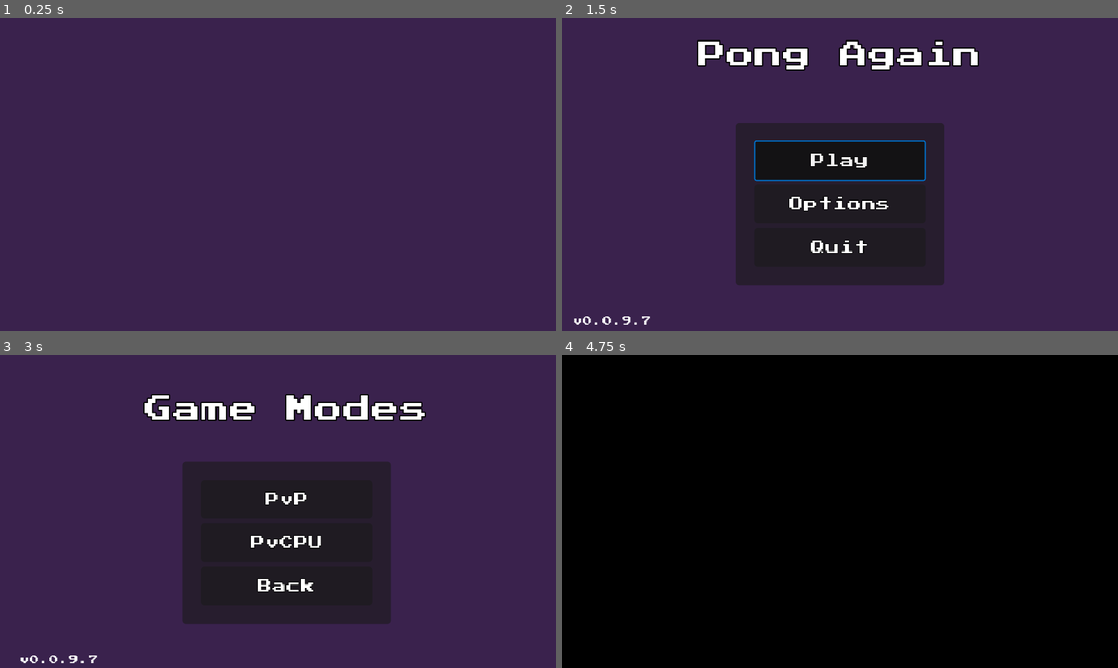
Above: before the commit, frames 1-4 (two rows, left to right).
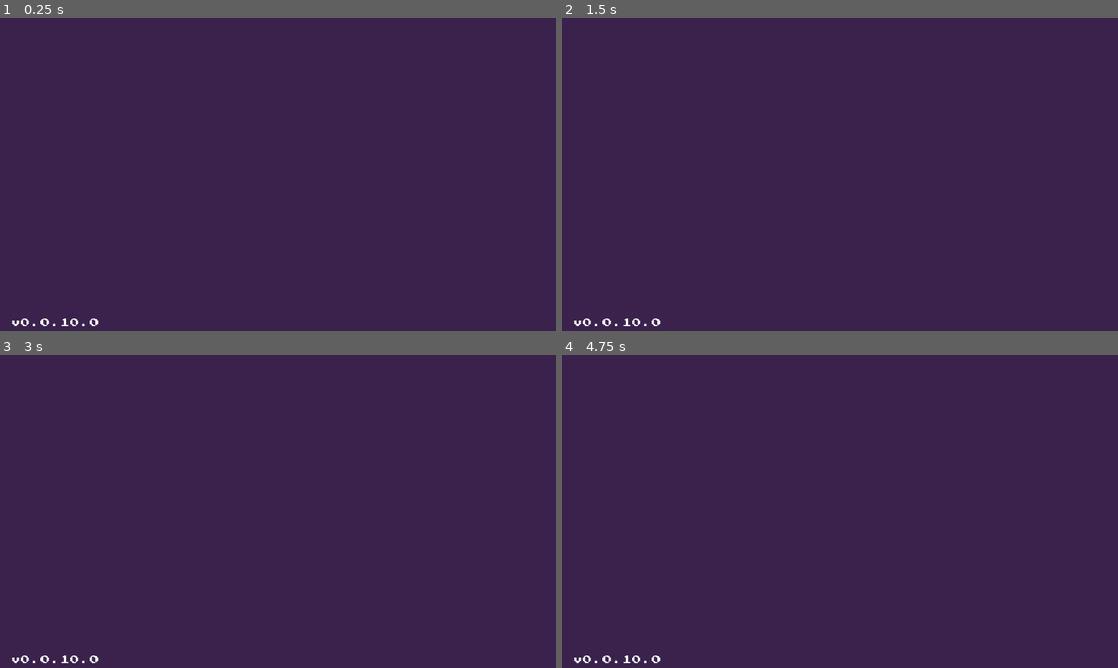
Above: after the commit, the same moments.

Repository: SortexGuy/pong-again
Game: Godot game, scene res://src/ui/main_menu.tscn
Same seed, same stepped clock (60 frames per second), same inputs: the game is played once before the commit and once after it.
Inputs (mouse positions are in pixels of both pictures, inside the frame that each line leads up to):
- Up to frame 1 (0.25 s): no input
- Up to frame 2 (1.5 s): click (840, 168) at 0.5 s, where only the run after the commit has a clickable "Options"; click (840, 161) at 1.25 s, where only the run before the commit has a clickable "Play"
- Up to frame 3 (3 s): click (266, 574) at 2 s, where only the run after the commit has a clickable "Back"; hold W (p1_move_up) from 2.78 s (still down); tap Down (p2_move_down) at 2.85 s
- Up to frame 4 (4.75 s): release W (p1_move_up) at 3.5 s; click (840, 498) at 3.5 s, where only the run before the commit has a clickable "PvP"; hold S (p1_move_down) from 4.28 s (still down); tap Up (p2_move_up) at 4.35 s

The runs differ from the first frame. In frame 1, 0.1% of the frame differs, in the area x 2-18%, y 96-99%; in frame 2, 22%; in frame 3, 22%; in frame 4, 100%, in the area x 0-100%, y 0-100%.

Commit message:
Added sound effects and Music with some effects and some fixes

Diff:
--- a/default_bus_layout.tres
+++ b/default_bus_layout.tres
@@ -1,4 +1,21 @@
-[gd_resource type="AudioBusLayout" format=3 uid="uid://b2vg36iua03u0"]
+[gd_resource type="AudioBusLayout" load_steps=4 format=3 uid="uid://b2vg36iua03u0"]
+
+[sub_resource type="AudioEffectReverb" id="AudioEffectReverb_hlqj7"]
+resource_name = "Reverb"
+room_size = 0.55
+damping = 0.75
+spread = 0.7
+
+[sub_resource type="AudioEffectReverb" id="AudioEffectReverb_kpyk5"]
+resource_name = "Reverb"
+room_size = 0.4
+damping = 0.2
+spread = 0.6
+dry = 0.7
+
+[sub_resource type="AudioEffectLowPassFilter" id="AudioEffectLowPassFilter_kgwxg"]
+resource_name = "LowPassFilter"
+cutoff_hz = 20500.0
 
 [resource]
 bus/1/name = &"SFX"
@@ -7,9 +24,15 @@
 bus/1/bypass_fx = false
 bus/1/volume_db = 0.0
 bus/1/send = &"Master"
+bus/1/effect/0/effect = SubResource("AudioEffectReverb_hlqj7")
+bus/1/effect/0/enabled = true
 bus/2/name = &"Music"
 bus/2/solo = false
 bus/2/mute = false
 bus/2/bypass_fx = false
 bus/2/volume_db = 0.0
 bus/2/send = &"Master"
+bus/2/effect/0/effect = SubResource("AudioEffectReverb_kpyk5")
+bus/2/effect/0/enabled = true
+bus/2/effect/1/effect = SubResource("AudioEffectLowPassFilter_kgwxg")
+bus/2/effect/1/enabled = true
--- a/project.godot
+++ b/project.godot
@@ -11,7 +11,7 @@
 [application]
 
 config/name="PongAgain"
-config/version="0.0.9.9"
+config/version="0.0.10.0"
 run/main_scene="res://src/ui/main_menu.tscn"
 config/features=PackedStringArray("4.3")
 config/icon="res://icon.svg"
@@ -27,6 +27,10 @@
 window/size/viewport_height=540
 window/stretch/mode="canvas_items"
 window/handheld/orientation=4
+
+[dotnet]
+
+project/assembly_name="PongAgain"
 
 [input]
 
@@ -62,4 +66,6 @@
 
 textures/canvas_textures/default_texture_filter=0
 textures/canvas_textures/default_texture_repeat=1
+renderer/rendering_method="gl_compatibility"
+renderer/rendering_method.mobile="gl_compatibility"
 environment/defaults/default_clear_color=Color(0.227451, 0.133333, 0.301961, 1)
--- a/src/autoloads/loader.gd
+++ b/src/autoloads/loader.gd
@@ -14,7 +14,8 @@
 	scene_load_status = ResourceLoader.load_threaded_get_status(curr_scn_path)
 	if scene_load_status == ResourceLoader.THREAD_LOAD_LOADED:
 		var scene: PackedScene = ResourceLoader.load_threaded_get(curr_scn_path)
-		root.add_child(scene.instantiate(1))
+		var instance := await scene.instantiate()
+		root.add_child(instance)
 		curr_scene.queue_free()
 		get_tree().paused = false
 		loading = false
--- a/src/characters/ball.gd
+++ b/src/characters/ball.gd
@@ -109,10 +109,10 @@
 		normal = (Vector2.RIGHT +
 			(collider.velocity.normalized() * .25)).normalized()
 
-	print("Normal: " + str(normal) + ", Velocity: " + str(velocity))
+	#print("Normal: " + str(normal) + ", Velocity: " + str(velocity))
 	velocity = velocity.bounce(normal)
 	velocity += velocity.normalized() * MIN_SPEED*.125
-	print("Velocity bounced: " + str(velocity))
+	#print("Velocity bounced: " + str(velocity))
 
-	audio_sp.pitch_scale = randf_range(1.1, 1.2)
+	audio_sp.pitch_scale = randf_range(1.0, 1.2)
 	audio_sp.play()
--- a/src/characters/ball.tscn
+++ b/src/characters/ball.tscn
@@ -35,6 +35,7 @@
 [node name="AudioSP2D" type="AudioStreamPlayer2D" parent="."]
 unique_name_in_owner = true
 stream = ExtResource("3_6f266")
+volume_db = 14.0
 max_distance = 1920.0
 attenuation = 3.0
 max_polyphony = 2
--- a/src/characters/player.gd
+++ b/src/characters/player.gd
@@ -40,7 +40,7 @@
 	if (not get_last_slide_collision().get_collider() \
 		is StaticBody2D or audio_sp.playing) or \
 		velocity.y == 0: return
-	audio_sp.pitch_scale = randf_range(.95, 1.05)
+	audio_sp.pitch_scale = randf_range(.95, 1.1)
 	audio_sp.play()
 
 func _get_input() -> Dictionary:
--- a/src/characters/player.tscn
+++ b/src/characters/player.tscn
@@ -35,7 +35,7 @@
 [node name="AudioSP2D" type="AudioStreamPlayer2D" parent="."]
 unique_name_in_owner = true
 stream = ExtResource("2_63bmr")
-volume_db = -2.0
+volume_db = 16.0
 attenuation = 3.0
 max_polyphony = 2
 panning_strength = 1.5
--- a/src/game_modes/pvp_mode.gd
+++ b/src/game_modes/pvp_mode.gd
@@ -2,17 +2,23 @@
 
 @onready var pause_menu_l: CanvasLayer = $PauseMenuLayer
 @onready var win_screen_layer: CanvasLayer = $WinScreenLayer
+@onready var win_sp_2d: AudioStreamPlayer2D = %WinSP2D
 
 func _ready() -> void:
 	super()
+	win_sp_2d.position.y = Globals.vp_size.y/2
 	await win_screen_layer.startup_screen()
 
 func _unhandled_input(event: InputEvent) -> void:
 	if event.is_action_pressed("ui_cancel") and pausable:
 		pause_menu_l.pause()
 
+func _on_ball_scored(right: bool):
+	super(right)
+	win_sp_2d.position.x = Globals.vp_size.x if not right else 0
+	win_sp_2d.play()
+
 func _on_goal_reached(right: bool) -> void:
 	super(right)
 	pausable = false
 	win_screen_layer.on_game_ended(right)
-	#win_screen_layer.player_won.emit(right)
--- a/src/game_modes/pvp_mode.tscn
+++ b/src/game_modes/pvp_mode.tscn
@@ -8,6 +8,8 @@
 [ext_resource type="Texture2D" uid="uid://i2k221p0rwc7" path="res://assets/textures/PongWallUpDown.png" id="5_4fm85"]
 [ext_resource type="PackedScene" uid="uid://dihj5r02f5xnk" path="res://src/characters/ball.tscn" id="5_8vsrq"]
 [ext_resource type="PackedScene" uid="uid://cr3cdjgxbsfwd" path="res://src/characters/player.tscn" id="6_5ewnn"]
+[ext_resource type="AudioStream" uid="uid://w5h5qc2i1cnv" path="res://assets/audio/pickupCoin.wav" id="9_gc3y8"]
+[ext_resource type="AudioStream" uid="uid://b8dmd5o51ryuf" path="res://assets/music/VGMA Challenge 20.ogg" id="10_ggitu"]
 
 [node name="PvPMode" type="Node2D"]
 script = ExtResource("1_ygs05")
@@ -36,3 +38,22 @@
 position = Vector2(843, 256)
 _id = 1
 init_pos = Vector2(840, 270)
+
+[node name="WinSP2D" type="AudioStreamPlayer2D" parent="."]
+unique_name_in_owner = true
+stream = ExtResource("9_gc3y8")
+volume_db = 6.0
+max_distance = 1920.0
+attenuation = 3.0
+max_polyphony = 2
+panning_strength = 1.75
+bus = &"SFX"
+area_mask = 3
+
+[node name="MusicPlayer" type="AudioStreamPlayer" parent="."]
+process_mode = 3
+stream = ExtResource("10_ggitu")
+volume_db = -12.0
+autoplay = true
+bus = &"Music"
+parameters/looping = true
--- a/src/ui/gui_layer.gd
+++ b/src/ui/gui_layer.gd
@@ -4,9 +4,23 @@
 
 @onready var p1_score_label: Label = %P1ScoreLabel
 @onready var p2_score_label: Label = %P2ScoreLabel
+@onready var p_1v_box_container: VBoxContainer = %P1VBoxContainer
+@onready var p_2v_box_container: VBoxContainer = %P2VBoxContainer
+
+func set_indicator_tweens(cont: VBoxContainer) -> void:
+	var fade_tween: Tween = create_tween()
+	var color := Color.WHITE
+	color.a = 0.0
+	fade_tween.tween_property(cont, "modulate", color, 7.0)\
+		.set_ease(Tween.EASE_OUT).set_trans(Tween.TRANS_QUINT)
+	fade_tween.tween_callback(cont.hide)
+	fade_tween.tween_callback(fade_tween.kill)
+	await fade_tween.finished
 
 func _ready() -> void:
 	score_changed.connect(update_score)
+	set_indicator_tweens(p_1v_box_container)
+	set_indicator_tweens(p_2v_box_container)
 
 func update_score(p1_score: int, p2_score: int) -> void:
 	p1_score_label.text = str(p1_score)
--- a/src/ui/gui_layer.tscn
+++ b/src/ui/gui_layer.tscn
@@ -13,6 +13,8 @@
 shadow_color = Color(0, 0, 0, 0.705882)
 
 [sub_resource type="StyleBoxEmpty" id="StyleBoxEmpty_hsvpt"]
+
+[sub_resource type="StyleBoxEmpty" id="StyleBoxEmpty_pudjl"]
 
 [node name="GuiLayer" type="CanvasLayer"]
 layer = 20
@@ -32,7 +34,8 @@
 anchor_top = 0.06
 anchor_right = 1.0
 anchor_bottom = 0.06
-offset_bottom = 3.0
+offset_top = 3.6
+offset_bottom = 51.6
 grow_horizontal = 2
 alignment = 1
 
@@ -59,3 +62,61 @@
 label_settings = SubResource("LabelSettings_hdtdj")
 horizontal_alignment = 1
 vertical_alignment = 1
+
+[node name="P1VBoxContainer" type="VBoxContainer" parent="Control"]
+unique_name_in_owner = true
+layout_mode = 1
+anchors_preset = 9
+anchor_bottom = 1.0
+offset_left = 64.0
+offset_right = 67.0
+grow_vertical = 2
+alignment = 1
+
+[node name="UpLabel" type="Label" parent="Control/P1VBoxContainer"]
+layout_mode = 2
+theme_override_font_sizes/font_size = 32
+text = "W"
+
+[node name="HSeparator" type="HSeparator" parent="Control/P1VBoxContainer"]
+layout_mode = 2
+theme_override_constants/separation = 226
+theme_override_styles/separator = SubResource("StyleBoxEmpty_pudjl")
+
+[node name="DownLabel" type="Label" parent="Control/P1VBoxContainer"]
+layout_mode = 2
+theme_override_font_sizes/font_size = 32
+text = "S"
+
+[node name="P2VBoxContainer" type="VBoxContainer" parent="Control"]
+unique_name_in_owner = true
+layout_mode = 1
+anchors_preset = 11
+anchor_left = 1.0
+anchor_right = 1.0
+anchor_bottom = 1.0
+offset_left = -164.0
+offset_right = -32.0
+grow_horizontal = 0
+grow_vertical = 2
+alignment = 1
+
+[node name="UpLabel" type="Label" parent="Control/P2VBoxContainer"]
+layout_mode = 2
+theme_override_font_sizes/font_size = 32
+text = "Up"
+horizontal_alignment = 1
+vertical_alignment = 1
+
+[node name="HSeparator" type="HSeparator" parent="Control/P2VBoxContainer"]
+layout_mode = 2
+theme_override_constants/separation = 226
+theme_override_styles/separator = SubResource("StyleBoxEmpty_pudjl")
+
+[node name="DownLabel" type="Label" parent="Control/P2VBoxContainer"]
+layout_mode = 2
+theme_override_font_sizes/font_size = 32
+text = "Down
+"
+horizontal_alignment = 1
+vertical_alignment = 1
--- a/src/ui/main_menu.gd
+++ b/src/ui/main_menu.gd
@@ -1,7 +1,10 @@
 extends Node2D
 
-@export_range(0.1, 2.0, 0.05) var tw_time: float = 1.0
+@export_range(0.1, 2.0, 0.05) var tw_time: float = 0.85
 @export_file("*.tscn", "*.scn") var pvp_scene: String
+@onready var sfxsp_2d: AudioStreamPlayer2D = %SFXSP2D
+@onready var slider_sfxsp_2d: AudioStreamPlayer2D = %SliderSFXSP2D
+@onready var version_label: Label = %VersionLabel
 
 @onready var MASTER_BUS_ID := AudioServer.get_bus_index("Master")
 @onready var SFX_BUS_ID := AudioServer.get_bus_index("SFX")
@@ -22,8 +25,12 @@
 @onready var music_percent_label: Label = %MusicPercentLabel
 
 func _ready() -> void:
+	version_label.text = "v" + ProjectSettings.get_setting("application/config/version")
 	sfx_slider.value = db_to_linear(AudioServer.get_bus_volume_db(SFX_BUS_ID))
 	sfx_percent_label.text = str(sfx_slider.value * 100) + "%"
+	var effect := AudioServer.get_bus_effect(MUSIC_BUS_ID, 1)
+	if effect is AudioEffectLowPassFilter:
+		effect.cutoff_hz = 20500
 	_fade_in(menu_layer, Vector2(0, 540), play_button)
 
 func _fade_in(layer: CanvasLayer, from: Vector2, button_to_focus: Control) -> void:
@@ -46,54 +53,63 @@
 
 # Main Menu Buttons
 func _on_play_button_pressed() -> void:
+	sfxsp_2d.position = play_button.get_global_rect().position
+	sfxsp_2d.play()
 	await _fade_out(menu_layer, Vector2(0, 540))
 	_fade_in(game_choice_layer, Vector2(960, 0), pvp_button)
 
 func _on_options_button_pressed() -> void:
+	sfxsp_2d.position = %OptionsButton.get_global_rect().position
+	sfxsp_2d.play()
 	await _fade_out(menu_layer, Vector2(0, 540))
 	_fade_in(options_layer, Vector2(-960, 0), sfx_slider)
 
 func _on_quit_button_pressed() -> void:
+	sfxsp_2d.position = %QuitButton.get_global_rect().position
+	sfxsp_2d.play()
 	await _fade_out(menu_layer, Vector2(0, 540))
 	get_tree().quit()
 
 # Game Choice Buttons
 func _on_pvp_button_pressed() -> void:
+	sfxsp_2d.position = pvp_button.get_global_rect().position
+	sfxsp_2d.play()
 	await _fade_out(game_choice_layer, Vector2(960, 0))
 	Loader.goto_scene(pvp_scene)
 
 func _on_pvai_button_pressed() -> void:
+	sfxsp_2d.position = %PvAIButton.get_global_rect().position
+	sfxsp_2d.play()
 	pass # Replace with function body.
 
 func _on_back_button_pressed() -> void:
+	sfxsp_2d.position = %BackButton.get_global_rect().position
+	sfxsp_2d.play()
 	await _fade_out(game_choice_layer, Vector2(960, 0))
 	_fade_in(menu_layer, Vector2(0, 540), play_button)
 
 # Options Buttons
+func modify_bus_volume(value: float, bus_id: int, slider: Slider, label: Label) -> void:
+	AudioServer.set_bus_volume_db(bus_id, linear_to_db(value))
+	if (value <= .039):
+		AudioServer.set_bus_mute(bus_id, true)
+		slider.value = 0
+		value = 0
+	label.text = str(value * 100) + "%"
+
 func _on_master_slider_value_changed(value: float) -> void:
-	AudioServer.set_bus_volume_db(MASTER_BUS_ID, linear_to_db(value))
-	if (value <= .039):
-		AudioServer.set_bus_mute(MASTER_BUS_ID, true)
-		master_slider.value = 0
-		value = 0
-	master_percent_label.text = str(value * 100) + "%"
+	modify_bus_volume(value, MASTER_BUS_ID, master_slider, master_percent_label)
 
 func _on_sfx_slider_value_changed(value: float) -> void:
-	AudioServer.set_bus_volume_db(SFX_BUS_ID, linear_to_db(value))
-	if (value <= .039):
-		AudioServer.set_bus_mute(SFX_BUS_ID, true)
-		sfx_slider.value = 0
-		value = 0
-	sfx_percent_label.text = str(value * 100) + "%"
+	slider_sfxsp_2d.position = sfx_slider.get_global_rect().position
+	slider_sfxsp_2d.play()
+	modify_bus_volume(value, SFX_BUS_ID, sfx_slider, sfx_percent_label)
 
 func _on_music_slider_value_changed(value: float) -> void:
-	AudioServer.set_bus_volume_db(MUSIC_BUS_ID, linear_to_db(value))
-	if (value <= .039):
-		AudioServer.set_bus_mute(MUSIC_BUS_ID, true)
-		music_slider.value = 0
-		value = 0
-	music_percent_label.text = str(value * 100) + "%"
+	modify_bus_volume(value, MUSIC_BUS_ID, music_slider, music_percent_label)
 
 func _on_options_back_button_pressed() -> void:
+	sfxsp_2d.position = %OptionsBackButton.get_global_rect().position
+	sfxsp_2d.play()
 	await _fade_out(options_layer, Vector2(-960, 0))
 	_fade_in(menu_layer, Vector2(0, 540), play_button)
--- a/src/ui/main_menu.tscn
+++ b/src/ui/main_menu.tscn
@@ -1,8 +1,11 @@
-[gd_scene load_steps=8 format=3 uid="uid://bqd7ypxart2e3"]
+[gd_scene load_steps=11 format=3 uid="uid://bqd7ypxart2e3"]
 
 [ext_resource type="Script" path="res://src/ui/main_menu.gd" id="1_4fgbf"]
 [ext_resource type="FontVariation" uid="uid://cy36dde3oif13" path="res://assets/fonts/PressStart2P_FontVar.res" id="1_wrunk"]
 [ext_resource type="Theme" uid="uid://c485aq3nvu4j0" path="res://assets/game_theme.theme" id="2_2xlck"]
+[ext_resource type="AudioStream" uid="uid://ck05eprnujkvk" path="res://assets/music/Sketchbook 2024-02-28_01.ogg" id="4_ra5nh"]
+[ext_resource type="AudioStream" uid="uid://b86w2vwnk3sqd" path="res://assets/audio/click.wav" id="4_sx4xi"]
+[ext_resource type="AudioStream" uid="uid://bfb5ec57l2q1s" path="res://assets/audio/random.wav" id="4_yq03q"]
 
 [sub_resource type="LabelSettings" id="LabelSettings_dc5ls"]
 font = ExtResource("1_wrunk")
@@ -24,6 +27,33 @@
 script = ExtResource("1_4fgbf")
 pvp_scene = "res://src/game_modes/pvp_mode.tscn"
 
+[node name="VersionLayer" type="CanvasLayer" parent="."]
+
+[node name="Control" type="Control" parent="VersionLayer"]
+layout_mode = 3
+anchors_preset = 15
+anchor_right = 1.0
+anchor_bottom = 1.0
+grow_horizontal = 2
+grow_vertical = 2
+theme = ExtResource("2_2xlck")
+
+[node name="LabelContainer" type="HBoxContainer" parent="VersionLayer/Control"]
+layout_mode = 0
+anchor_left = 0.02
+anchor_top = 0.95
+anchor_right = 1.0
+anchor_bottom = 1.0
+grow_horizontal = 2
+grow_vertical = 0
+
+[node name="VersionLabel" type="Label" parent="VersionLayer/Control/LabelContainer"]
+unique_name_in_owner = true
+layout_mode = 2
+text = "v0.0.9.7"
+horizontal_alignment = 2
+vertical_alignment = 1
+
 [node name="MainMenuLayer" type="CanvasLayer" parent="."]
 offset = Vector2(0, 540)
 transform = Transform2D(1, 0, 0, 1, 0, 540)
@@ -105,22 +135,6 @@
 theme_override_font_sizes/font_size = 24
 text = "Quit"
 
-[node name="LabelContainer" type="HBoxContainer" parent="MainMenuLayer/Control"]
-layout_mode = 0
-anchor_left = 0.02
-anchor_top = 0.95
-anchor_right = 1.0
-anchor_bottom = 1.0
-grow_horizontal = 2
-grow_vertical = 0
-
-[node name="VersionLabel" type="Label" parent="MainMenuLayer/Control/LabelContainer"]
-unique_name_in_owner = true
-layout_mode = 2
-text = "v0.0.9.7"
-horizontal_alignment = 2
-vertical_alignment = 1
-
 [node name="GameChoiceLayer" type="CanvasLayer" parent="."]
 offset = Vector2(960, 0)
 transform = Transform2D(1, 0, 0, 1, 960, 0)
@@ -191,6 +205,7 @@
 focus_previous = NodePath("../PvPButton")
 theme = ExtResource("2_2xlck")
 theme_override_font_sizes/font_size = 24
+disabled = true
 text = "PvCPU"
 
 [node name="BackButton" type="Button" parent="GameChoiceLayer/Control/ButtonContainer/PanelContainer/MarginContainer/VBoxContainer"]
@@ -202,21 +217,6 @@
 theme = ExtResource("2_2xlck")
 theme_override_font_sizes/font_size = 24
 text = "Back"
-
-[node name="LabelContainer" type="HBoxContainer" parent="GameChoiceLayer/Control"]
-layout_mode = 0
-anchor_left = 0.02
-anchor_top = 0.95
-anchor_right = 1.0
-anchor_bottom = 1.0
-grow_horizontal = 2
-grow_vertical = 0
-
-[node name="VersionLabel" type="Label" parent="GameChoiceLayer/Control/LabelContainer"]
-layout_mode = 2
-text = "v0.0.9.7"
-horizontal_alignment = 2
-vertical_alignment = 1
 
 [node name="OptionsLayer" type="CanvasLayer" parent="."]
 offset = Vector2(-960, 0)
@@ -374,26 +374,40 @@
 vertical_alignment = 1
 
 [node name="OptionsBackButton" type="Button" parent="OptionsLayer/Control/ButtonContainer/PanelContainer/MarginContainer/VBoxContainer"]
+unique_name_in_owner = true
 layout_mode = 2
 size_flags_vertical = 3
 theme = ExtResource("2_2xlck")
 theme_override_font_sizes/font_size = 24
 text = "Back"
 
-[node name="LabelContainer" type="HBoxContainer" parent="OptionsLayer/Control"]
-layout_mode = 0
-anchor_left = 0.02
-anchor_top = 0.95
-anchor_right = 1.0
-anchor_bottom = 1.0
-grow_horizontal = 2
-grow_vertical = 0
-
-[node name="VersionLabel" type="Label" parent="OptionsLayer/Control/LabelContainer"]
-layout_mode = 2
-text = "v0.0.9.7"
-horizontal_alignment = 2
-vertical_alignment = 1
+[node name="SFXSP2D" type="AudioStreamPlayer2D" parent="."]
+unique_name_in_owner = true
+stream = ExtResource("4_yq03q")
+volume_db = 6.0
+max_distance = 1920.0
+attenuation = 3.0
+max_polyphony = 2
+panning_strength = 1.75
+bus = &"SFX"
+area_mask = 3
+
+[node name="SliderSFXSP2D" type="AudioStreamPlayer2D" parent="."]
+unique_name_in_owner = true
+stream = ExtResource("4_sx4xi")
+volume_db = 6.0
+max_distance = 1920.0
+attenuation = 3.0
+max_polyphony = 2
+panning_strength = 1.75
+bus = &"SFX"
+area_mask = 3
+
+[node name="MusicPlayer" type="AudioStreamPlayer" parent="."]
+stream = ExtResource("4_ra5nh")
+autoplay = true
+bus = &"Music"
+parameters/looping = true
 
 [connection signal="pressed" from="MainMenuLayer/Control/ButtonContainer/PanelContainer/MarginContainer/VBoxContainer/PlayButton" to="." method="_on_play_button_pressed"]
 [connection signal="pressed" from="MainMenuLayer/Control/ButtonContainer/PanelContainer/MarginContainer/VBoxContainer/OptionsButton" to="." method="_on_options_button_pressed"]
--- a/src/ui/pause_menu_layer.gd
+++ b/src/ui/pause_menu_layer.gd
@@ -1,17 +1,28 @@
 extends CanvasLayer
 
 @export_file("*.tscn","*.scn") var main_menu_scene: String
+@onready var MUSIC_BUS_ID := AudioServer.get_bus_index("Music")
 
 @onready var anim_player: AnimationPlayer = $AnimationPlayer
 @onready var resume_button: Button = %ResumeButton
 @onready var quit_button: Button = %QuitButton
 @onready var contents_layer: CanvasLayer = $ContentsLayer
+@onready var sfxsp_2d: AudioStreamPlayer2D = %SFXSP2D
 
 func _ready() -> void:
 	resume_button.pressed.connect(unpause)
 	quit_button.pressed.connect(_quit)
 
 func unpause() -> void:
+	sfxsp_2d.position = resume_button.get_global_rect().position
+	sfxsp_2d.play()
+	var effect := AudioServer.get_bus_effect(MUSIC_BUS_ID, 1)
+	if effect is AudioEffectLowPassFilter:
+		var fade_tween: Tween = create_tween()
+		fade_tween.tween_property(effect, "cutoff_hz", 20500, 1.0)\
+			.set_ease(Tween.EASE_IN).set_trans(Tween.TRANS_QUINT)
+		fade_tween.tween_callback(fade_tween.kill)
+
 	contents_layer.process_mode = Node.PROCESS_MODE_DISABLED
 	anim_player.play("UnPause")
 	await anim_player.animation_finished
@@ -19,12 +30,23 @@
 	get_tree().paused = false
 
 func pause() -> void:
+	sfxsp_2d.position = resume_button.get_global_rect().position
+	sfxsp_2d.play()
+	var effect := AudioServer.get_bus_effect(MUSIC_BUS_ID, 1)
+	if effect is AudioEffectLowPassFilter:
+		var fade_tween: Tween = create_tween()
+		fade_tween.tween_property(effect, "cutoff_hz", 680, 1.0)\
+			.set_ease(Tween.EASE_OUT).set_trans(Tween.TRANS_QUINT)
+		fade_tween.tween_callback(fade_tween.kill)
+
 	contents_layer.process_mode = Node.PROCESS_MODE_INHERIT
 	get_tree().paused = true
 	anim_player.play("Pause")
 	resume_button.grab_focus()
 
 func _quit() -> void:
+	sfxsp_2d.position = quit_button.get_global_rect().position
+	sfxsp_2d.play()
 	anim_player.play("UnPause")
 	await anim_player.animation_finished
 	Loader.goto_scene(main_menu_scene)
--- a/src/ui/pause_menu_layer.tscn
+++ b/src/ui/pause_menu_layer.tscn
@@ -1,9 +1,10 @@
-[gd_scene load_steps=15 format=3 uid="uid://deim3rm6ie4sf"]
+[gd_scene load_steps=16 format=3 uid="uid://deim3rm6ie4sf"]
 
 [ext_resource type="Script" path="res://src/ui/pause_menu_layer.gd" id="1_txh50"]
 [ext_resource type="Shader" path="res://assets/shaders/pause_blur.gdshader" id="2_xa214"]
 [ext_resource type="Theme" uid="uid://c485aq3nvu4j0" path="res://assets/game_theme.theme" id="3_5l66r"]
 [ext_resource type="FontFile" uid="uid://dmjqgqkcftiq2" path="res://assets/fonts/PressStart2P.ttf" id="4_xai1f"]
+[ext_resource type="AudioStream" uid="uid://bfb5ec57l2q1s" path="res://assets/audio/random.wav" id="5_p5kkd"]
 
 [sub_resource type="ShaderMaterial" id="ShaderMaterial_fmpqs"]
 shader = ExtResource("2_xa214")
@@ -228,6 +229,7 @@
 anchor_bottom = 1.0
 grow_horizontal = 2
 grow_vertical = 2
+theme = ExtResource("3_5l66r")
 
 [node name="PanelContainer" type="PanelContainer" parent="ContentsLayer/CenterContainer"]
 custom_minimum_size = Vector2(320, 270)
@@ -269,6 +271,17 @@
 theme_override_font_sizes/font_size = 24
 text = "Quit"
 
+[node name="SFXSP2D" type="AudioStreamPlayer2D" parent="."]
+unique_name_in_owner = true
+stream = ExtResource("5_p5kkd")
+volume_db = 6.0
+max_distance = 1920.0
+attenuation = 3.0
+max_polyphony = 2
+panning_strength = 1.75
+bus = &"SFX"
+area_mask = 3
+
 [node name="AnimationPlayer" type="AnimationPlayer" parent="."]
 libraries = {
 "": SubResource("AnimationLibrary_8ayex")
--- a/src/ui/win_screen_layer.gd
+++ b/src/ui/win_screen_layer.gd
@@ -1,6 +1,5 @@
 extends CanvasLayer
 
-signal player_won(player2: bool)
 
 @export_file("*.tscn","*.scn") var main_menu_scene: String
 
@@ -8,9 +7,6 @@
 @onready var content_layer: CanvasLayer = %ContentLayer
 @onready var restart_button: Button = %RestartButton
 @onready var title_label: Label = %TitleLabel
-
-func _ready() -> void:
-	player_won.connect(on_game_ended)
 
 func on_game_ended(p2: bool) -> void:
 	var player = "1"
--- a/src/utils/game_manager.gd
+++ b/src/utils/game_manager.gd
@@ -7,6 +7,7 @@
 
 @export var pausable: bool = true
 @export var goal: int = 2 # (int, 1, 20)
+@onready var MUSIC_BUS_ID := AudioServer.get_bus_index("Music")
 
 var current_game_mode : int = GAME_MODE.TEST
 var players_in_game : int = 0
@@ -23,6 +24,9 @@
 		gui.p2_label.text = str(score_p2)
 
 func _ready() -> void:
+	var effect := AudioServer.get_bus_effect(MUSIC_BUS_ID, 1)
+	if effect is AudioEffectLowPassFilter:
+		effect.cutoff_hz = 20500
 	var wall_gen := $WallGenerator as WallGenerator
 	wall_gen.goal_touched.connect(_on_ball_scored)
 	_goal_reached.connect(_on_goal_reached)
Not shown, changed: assets/textures/PongBall.png.import
Not shown, changed: assets/textures/PongPlayer.png.import
Not shown, changed: assets/textures/PongWallUpDown.png.import
Not shown, changed: icon.svg.import
Not shown: 1 places in src/game_modes/pvp_mode.tscn that only renumber resources
Not shown: 1 places in src/ui/gui_layer.tscn that only renumber resources
Not shown, added: assets/audio/click.wav
Not shown, added: assets/audio/pickupCoin.wav
Not shown, added: assets/audio/random.wav
Not shown, added: assets/music/Sketchbook 2024-02-28_01.ogg
Not shown, added: assets/music/VGMA Challenge 20.ogg
Not shown, added: assets/music/VGMA Challenge 23.ogg
